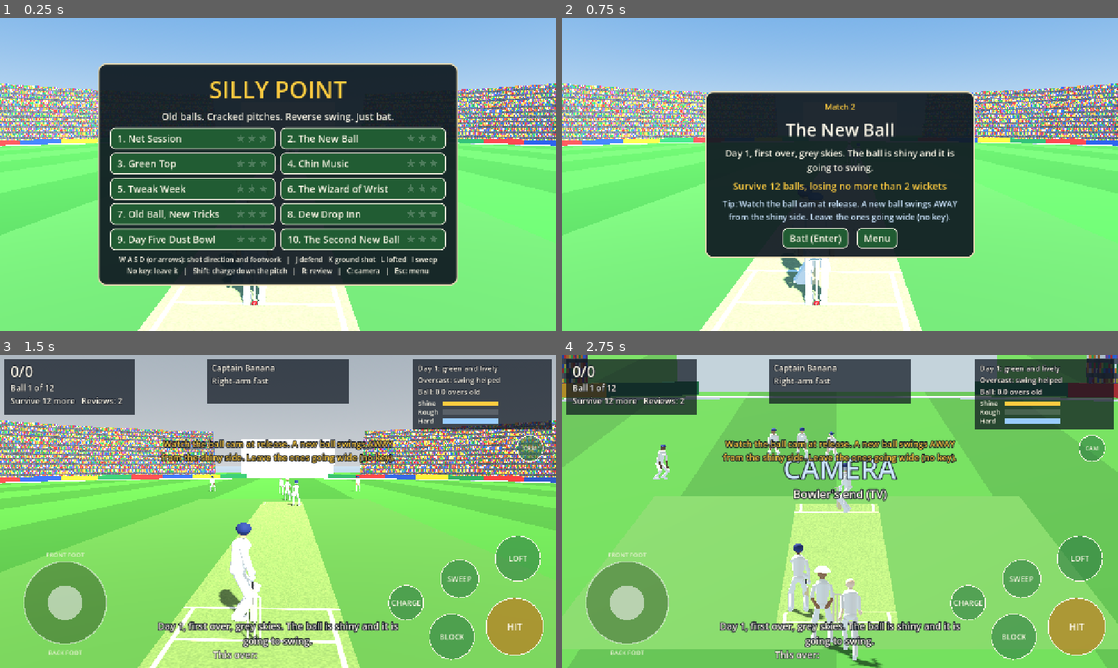
Above: before the commit, frames 1-4 (two rows, left to right).
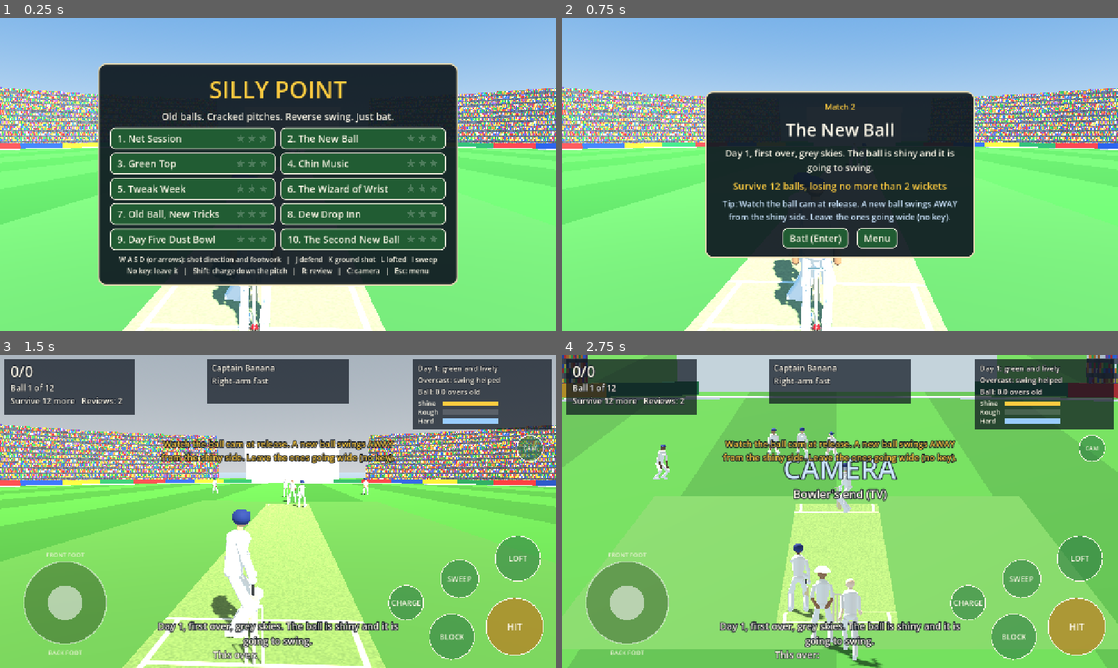
Above: after the commit, the same moments.

Repository: ahab94/silly-point
Game: Godot game, scene res://scenes/main.tscn
Two runs of this game, one before a commit and one after it. Both use one fixed random seed, a clock stepped at 60 frames per second and the inputs below.
Inputs (mouse positions are in pixels of both pictures, inside the frame that each line leads up to):
- Up to frame 1 (0.25 s): no input
- Up to frame 2 (0.75 s): click "2. The New Ball" at 0.5 s
- Up to frame 3 (1.5 s): click "Bat! (Enter)" at 1.25 s
- Up to frame 4 (2.75 s): tap Enter (confirm) at 2 s; move the mouse to (962, 495) at 2.02 s; hold D (dir_right) from 2.03 s (still down); hold C (camera) from 2.03 s (still down); click (962, 495) at 2.17 s; tap Space at 2.27 s

The runs differ from the first frame. In frame 1, 9.5% of the frame differs, in the area x 0-100%, y 20-100%; in frame 2, 13%; in frame 3, 20%; in frame 4, nothing differs.

Commit message:
Closer behind-the-batter camera for the main game (as used for Shorts); video tooling
Co-Authored-By: Claude Opus 5.5 <noreply@anthropic.com>

Diff:
--- a/scripts/game.gd
+++ b/scripts/game.gd
@@ -26,8 +26,8 @@
 
 const SAVE_PATH := "user://progress.cfg"
 const BALL_VISUAL_R := 0.05      # drawn a little bigger than life so you can see it
-const BAT_CAM_POS := Vector3(0.55, 2.75, 5.0)
-const BAT_CAM_LOOK := Vector3(-0.05, 0.45, -12.0)
+const BAT_CAM_POS := Vector3(0.45, 2.25, 3.7)
+const BAT_CAM_LOOK := Vector3(-0.1, 0.9, -8.0)
 # The TV view: a long lens from high behind the bowler's end.
 const BOWL_CAM_POS := Vector3(0.0, 9.0, -62.0)
 const BOWL_CAM_LOOK := Vector3(-0.1, 0.5, -4.5)
Not shown, added: tools/video/clips.sh
Not shown, added: tools/video/make_video_audio.py
Not shown, added: tools/video/record_footage.sh
